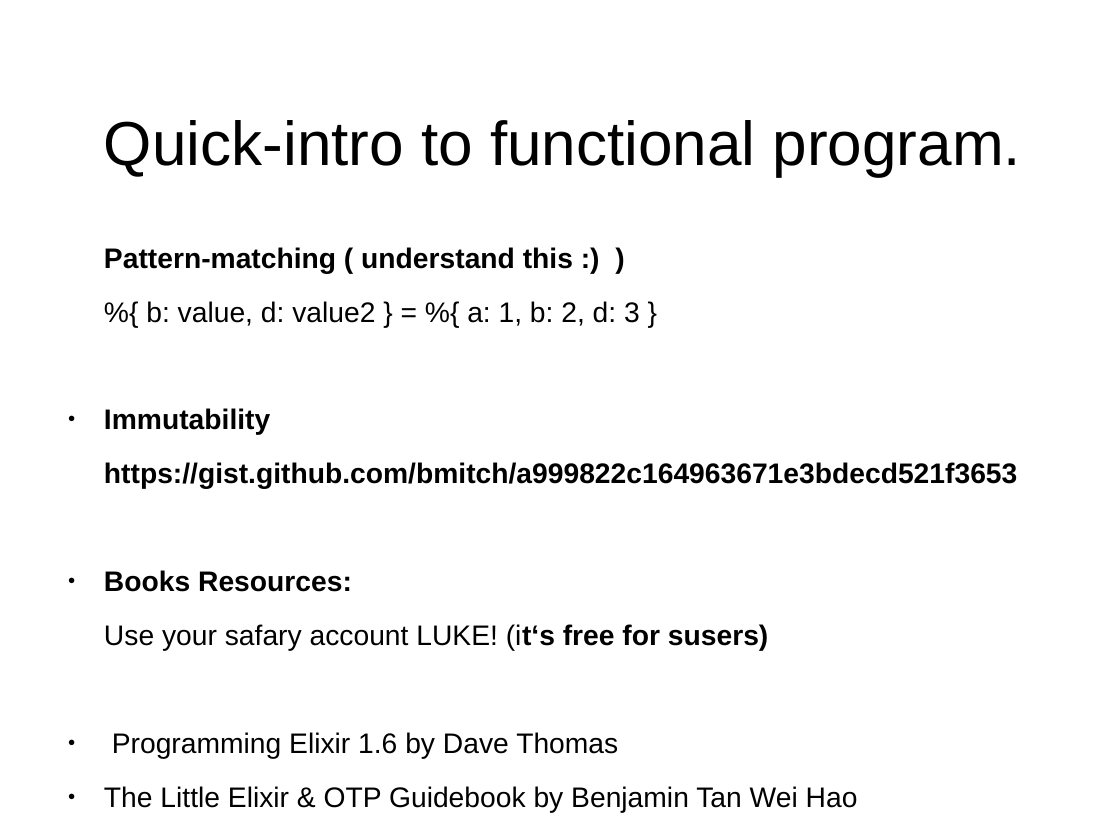
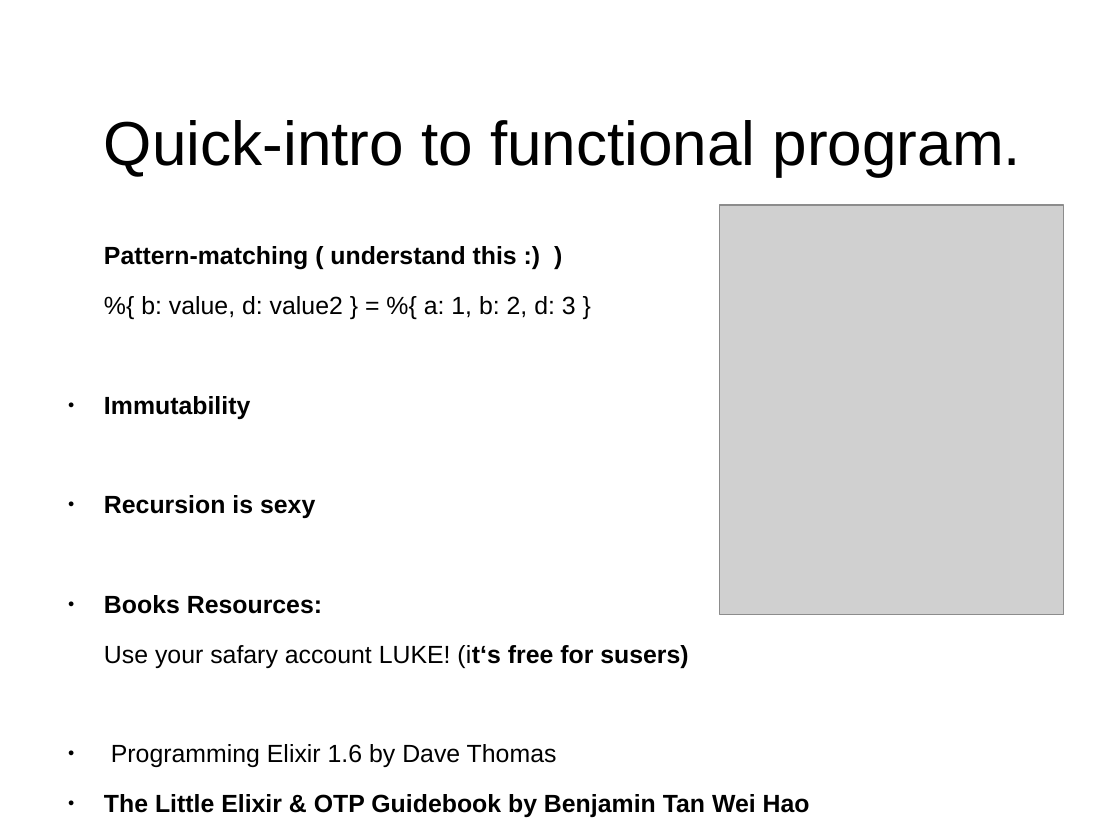
Before and after one commit to MalloZup/presentations, a slide deck: slide 9 of 2018/hackweek/elixir.odp (slide 8 before the commit). Drawn at 1120x840 pixels with LibreOffice and Linux fonts; fonts in the diff are those of the drawing; grey boxes stand for pictures. Boxes give left, top, right and bottom in pixels: in the first picture for what was removed or moved away, otherwise in the second. Text is boxed around its words. In the diff, an @@ line names an element or a change of style, - is before the commit and + after.

```diff
--- a/2018/hackweek/elixir.odp
+++ b/2018/hackweek/elixir.odp
@@ picture added at [721,205,1065,615] @@
@@ text at [104,246,810,817]: size 20 to 17.6 pt; bold on in "The Little Elixir & OTP Guidebook by ..." @@
@@ text at [104,495,315,518]: text changed; size 20 to 17.6 pt @@
-https://gist.github.com/bmitch/a999822c164963671e3bdecd521f3653
+● Recursion is sexy
```
Also in this commit, not shown: 5 other slides changed, 1 slide added.
